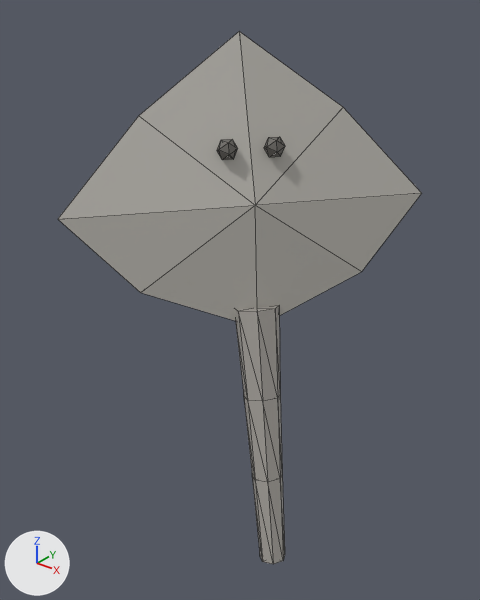
Renders of the glTF model public/studio/v2.15.0/d_stingray/model.glb from each side of a commit.
Before and after are seen from a 50 mm lens placed at (18.2, -23.5, 9.5), pointed at (-0.4, -0.3, -4.9). Every picture has the same lights, and +X, +Y and +Z are marked at lower left. The picture after the commit comes second. Mesh edges are drawn as thin lines. Where no turn or scale is listed for an object, it has been applied to the vertices.

Objects in the first picture: 'part0', 'part2', 'part3', 'part4', 'part5', 'part6'.
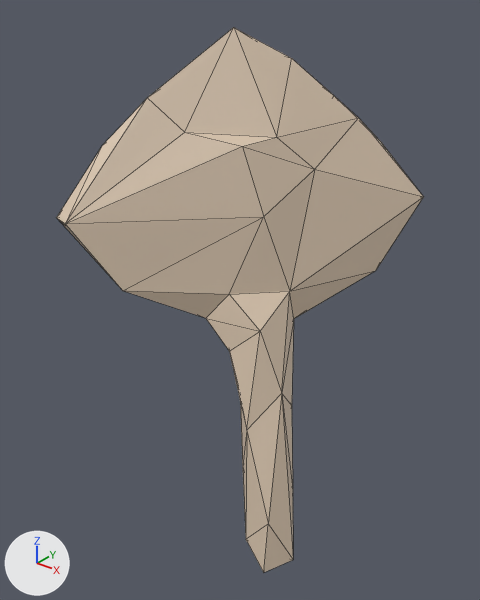
Boxes (x1, y1, x2, y2) around the edits, measured in the pictures (480 x 600 px):
'part0', reshaped (89% taller): before (58, 32, 422, 321); after (56, 27, 423, 573)
'part2', deleted: before (236, 306, 280, 401)
'part3', deleted: before (244, 395, 282, 482)
'part4', deleted: before (252, 475, 285, 564)
'part6', deleted: before (217, 139, 238, 160)
'part5', deleted: before (264, 137, 285, 157)

Edits to the bpy script that builds the scene:
```text
Change me_geometry_0:
    used by ob_part0; location = (0.0, 0.0, 0.0)
    remove me_geometry_0.from_pydata(...)  # 10 vertices, 16 faces; spans x -5.37..5.37, y -6.77..6.77, z -5.5..7.34
    add me_geometry_0.from_pydata(...)  # 47 vertices, 90 faces; spans x -5.85..5.73, y -6.92..6.94, z -17.29..7.53
    me_geometry_0 part 1: the whole mesh is rebuilt
Remove ob_part2:
    ob_part2 = bpy.data.objects.new('part2', me_geometry_2)
    ob_part2.location = (0.0, 0.0, 0.0)
Remove ob_part3:
    ob_part3 = bpy.data.objects.new('part3', me_geometry_3)
    ob_part3.location = (0.0, 0.0, 0.0)
Remove ob_part4:
    ob_part4 = bpy.data.objects.new('part4', me_geometry_4)
    ob_part4.location = (0.0, 0.0, 0.0)
Remove ob_part5:
    ob_part5 = bpy.data.objects.new('part5', me_geometry_5)
    ob_part5.location = (0.0, 0.0, 0.0)
Remove ob_part6:
    ob_part6 = bpy.data.objects.new('part6', me_geometry_6)
    ob_part6.location = (0.0, 0.0, 0.0)
```
